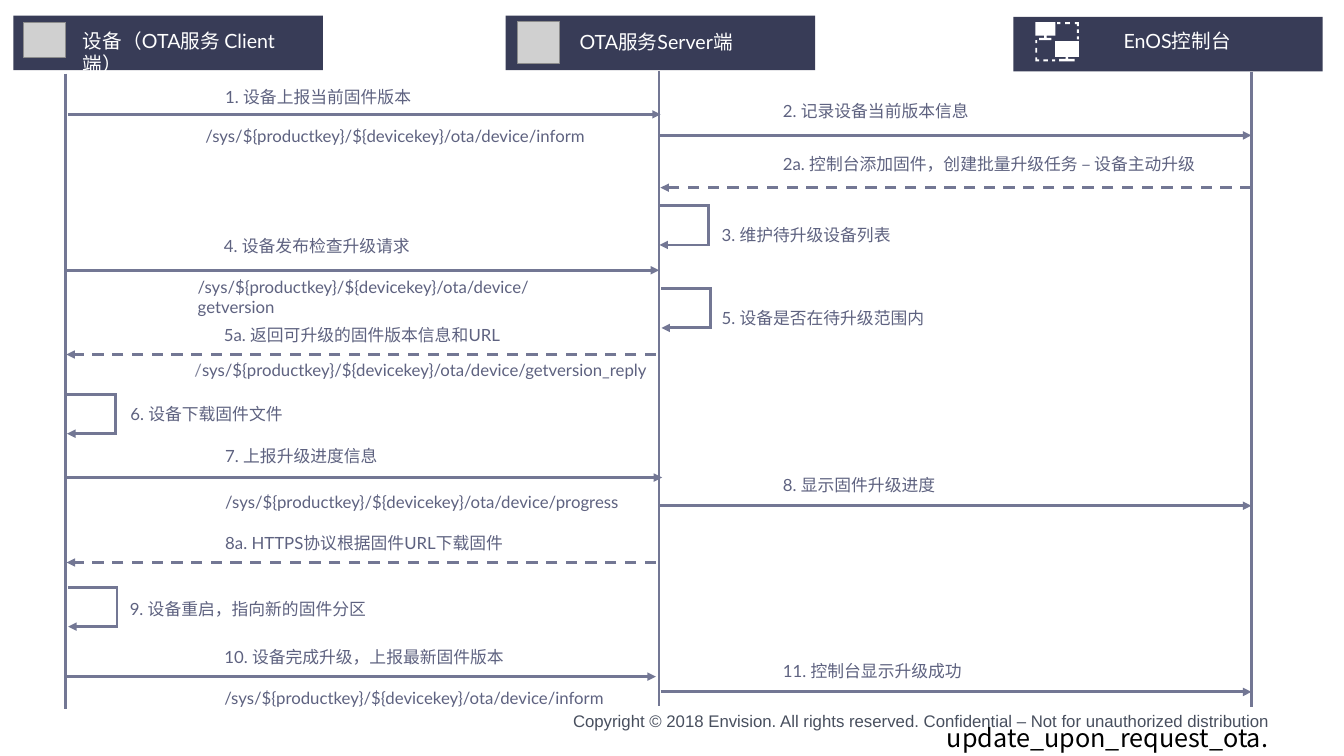
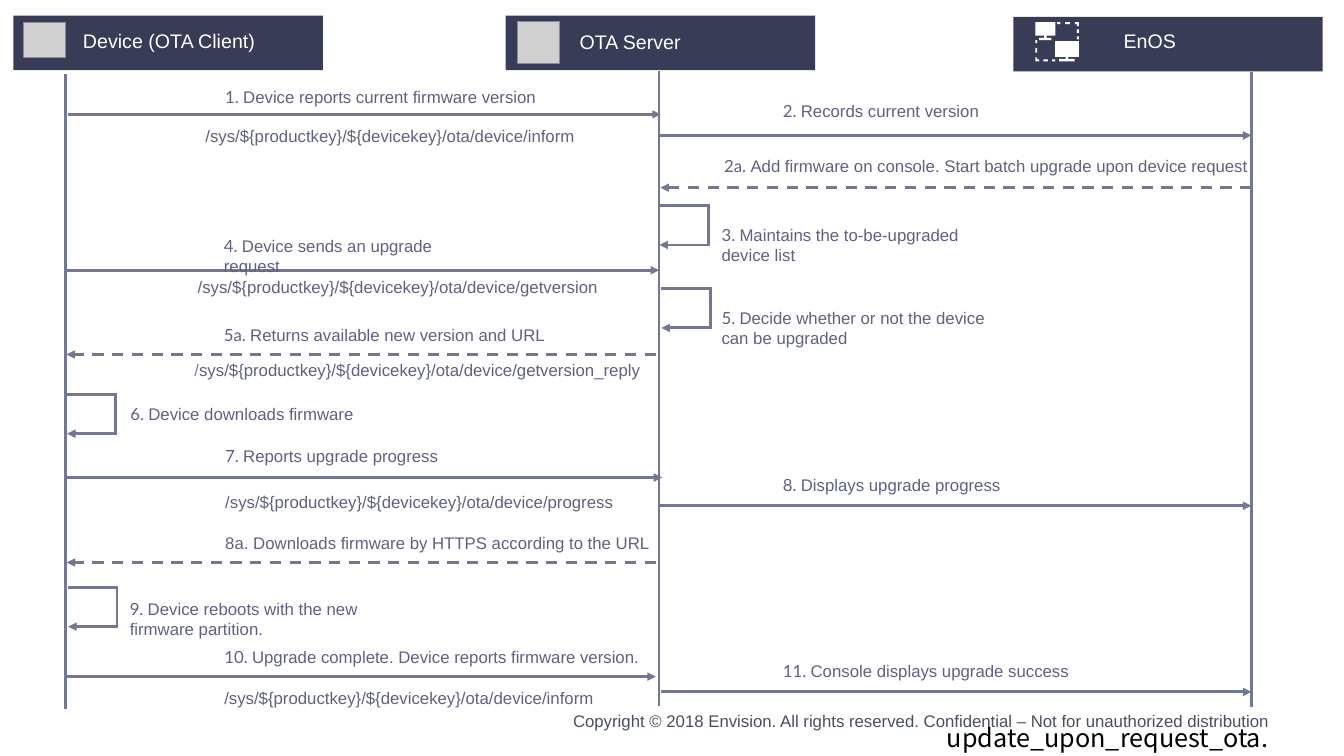
Before and after one commit to kikuchiyo/device_connection_en, a slide deck: slide 20 of media/device_en.pptx. Drawn at 1344x756 pixels with LibreOffice and Linux fonts; fonts in the diff are those of the drawing; grey boxes stand for pictures; background and template pictures are left out. Boxes give left, top, right and bottom in pixels: in the first picture for what was removed or moved away, otherwise in the second. Text is boxed around its words. In the diff, an @@ line names an element or a change of style, - is before the commit and + after.

```diff
--- a/media/device_en.pptx
+++ b/media/device_en.pptx
@@ text at <box>83,33,255,52</box>: text changed; font Lato to Arial @@
-设备（OTA服务 Client端）
+Device (OTA Client)
@@ text at <box>580,35,681,49</box>: text changed; font Lato to Arial @@
-OTA服务Server端
+OTA Server
@@ text at <box>1124,34,1176,48</box>: text changed; font Lato to Arial @@
-EnOS控制台
+EnOS
@@ text at <box>225,91,536,107</box>: text changed; font Lato to Arial @@
-1. 设备上报当前固件版本
+1. Device reports current firmware version
@@ text at <box>783,105,979,117</box>: text changed; font Lato to Arial @@
-2. 记录设备当前版本信息
+2. Records current version
@@ text at <box>724,160,1247,176</box>: text changed; font Lato to Arial @@
-2a. 控制台添加固件，创建批量升级任务 – 设备主动升级
+2a. Add firmware on console. Start batch upgrade upon device request
@@ text at <box>722,229,959,261</box>: text changed; font Lato to Arial @@
-3. 维护待升级设备列表
+3. Maintains the to-be-upgraded device list
@@ text at <box>224,240,433,276</box>: text changed; font Lato to Arial @@
-4. 设备发布检查升级请求
+4. Device sends an upgrade request
@@ text at <box>224,329,545,341</box>: text changed; font Lato to Arial @@
-5a. 返回可升级的固件版本信息和URL
+5a. Returns available new version and URL
@@ text at <box>722,312,984,348</box>: text changed; font Lato to Arial @@
-5. 设备是否在待升级范围内
+5. Decide whether or not the device can be upgraded
@@ text at <box>130,408,353,420</box>: text changed; font Lato to Arial @@
-6. 设备下载固件文件
+6. Device downloads firmware
@@ text at <box>225,450,438,466</box>: text changed; font Lato to Arial @@
-7. 上报升级进度信息
+7. Reports upgrade progress
@@ text at <box>783,479,1000,495</box>: text changed; font Lato to Arial @@
-8. 显示固件升级进度
+8. Displays upgrade progress
@@ text at <box>225,537,650,553</box>: text changed; font Lato to Arial @@
-8a. HTTPS协议根据固件URL下载固件
+8a. Downloads firmware by HTTPS according to the URL
@@ text at <box>130,603,358,639</box>: text changed; font Lato to Arial @@
-9. 设备重启，指向新的固件分区
+9. Device reboots with the new firmware partition.
@@ text at <box>224,651,639,667</box>: text changed; font Lato to Arial @@
-10. 设备完成升级，上报最新固件版本
+10. Upgrade complete. Device reports firmware version.
@@ font Lato to Arial in 5 elements at <box>205,129,574,146</box>, <box>198,280,598,297</box>, <box>194,363,640,380</box>, <box>225,495,613,512</box>, <box>224,691,593,708</box> @@
@@ text at <box>783,665,1069,681</box>: text changed; font Lato to Arial @@
-11. 控制台显示升级成功
+11. Console displays upgrade success
```
Also in this commit, not shown: 1 other slide changed, 1 slide added, 1 slide removed, 20 other files.
